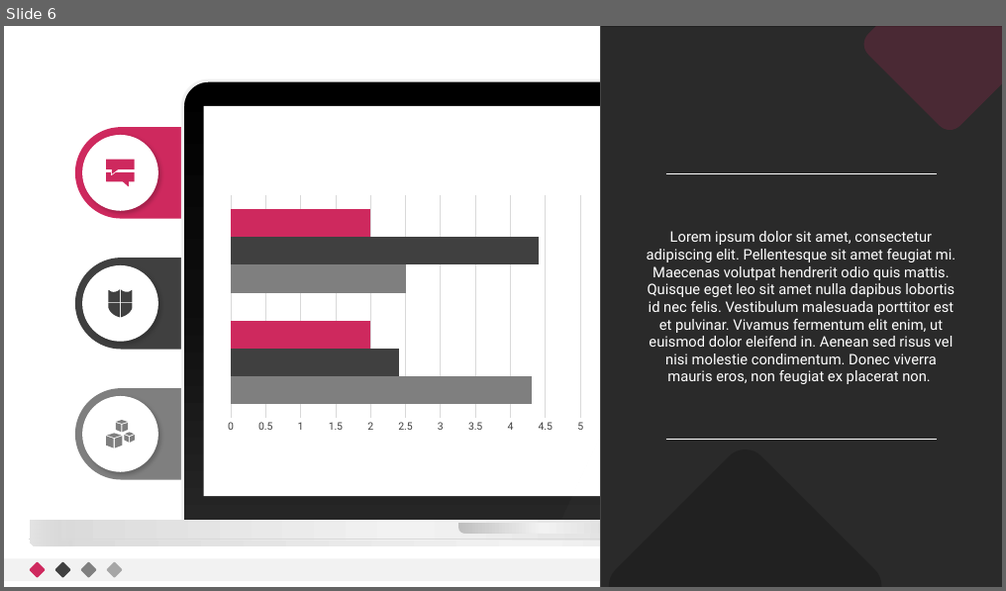
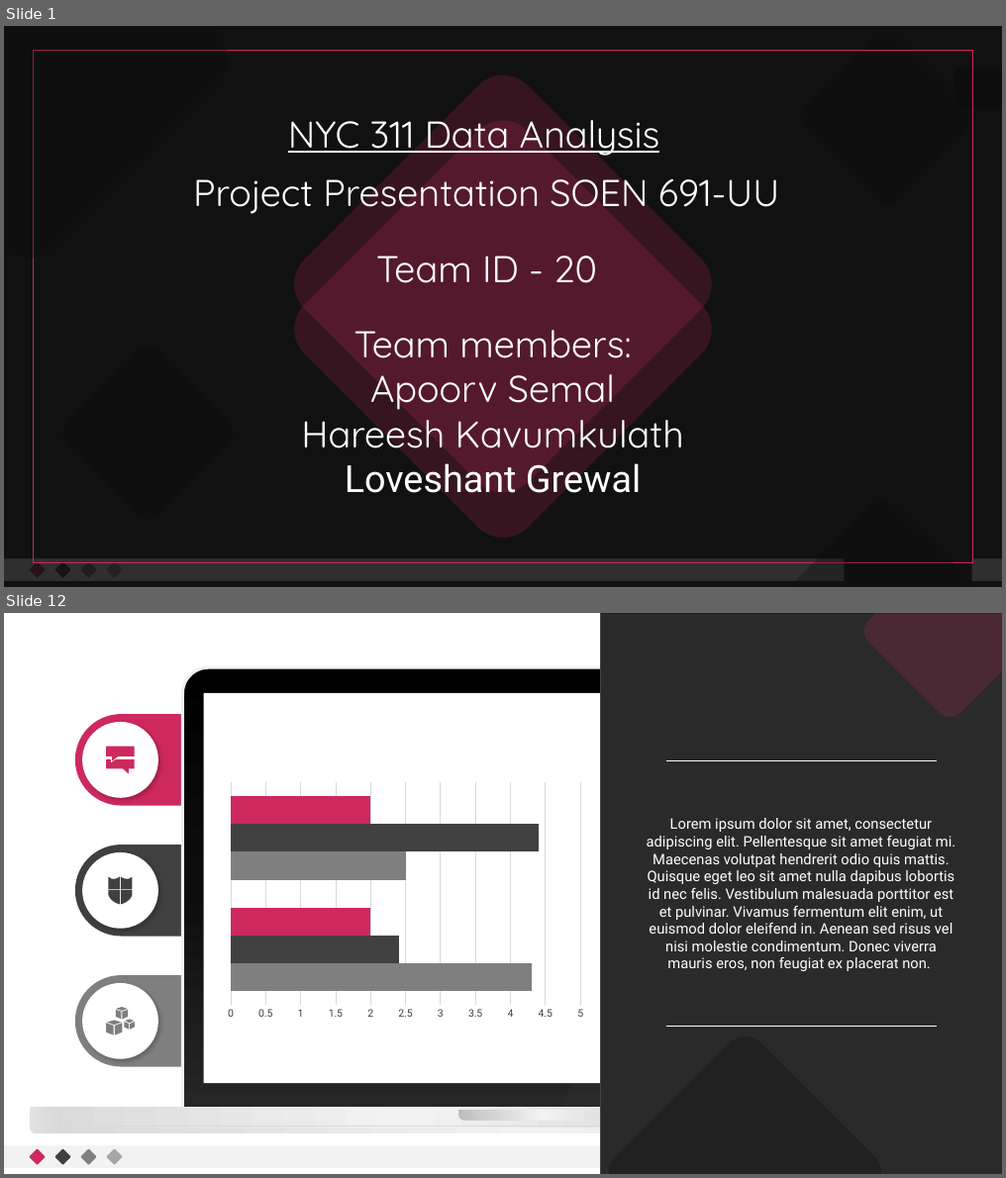
Before and after one commit to hareeshkavumkulath/BigdataAnalytics, a slide deck: Presentation/Presentation.pptx. Shown one above the other, each under a label of ours: slide 6 before the commit, slides 1 and 12 after it; the slides between them are not shown. The pictures are 1006x591 and 1006x1178 pixels, drawn with LibreOffice and Linux fonts; fonts in the diff are those of the drawing; grey boxes stand for pictures; background and template pictures are left out; a plain dark background stands for a picture behind light text. Boxes give left, top, right and bottom in pixels: in the first picture for what was removed or moved away, otherwise in the second. Text is boxed around its words. In the diff, an @@ line names an element or a change of style, - is before the commit and + after.

```diff
--- a/Presentation/Presentation.pptx
+++ b/Presentation/Presentation.pptx
@@ slide 1 added at <box>4,26,1002,587</box>, background picture (left out); not listed: 7 template elements that a slide beside it also shows @@
@@ rectangle added at <box>4,26,1002,587</box>, fill #0D0D0D at 85% opacity @@
@@ freeform shape added at <box>4,26,229,259</box>, fill #0D0D0D at 30% opacity @@
@@ rectangle added at <box>33,51,972,564</box>, outline #CE295E 1 pt @@
@@ rounded rectangle added at <box>796,26,979,209</box>, fill #0D0D0D at 30% opacity @@
@@ rounded rectangle added at <box>280,61,727,508</box>, fill #CE295E at 20% opacity @@
@@ rounded rectangle added at <box>280,106,727,553</box>, fill #CE295E at 20% opacity @@
@@ text added at <box>288,120,660,156</box>, 36 pt, text #FFFFFF, underline @@
+NYC 311 Data Analysis
@@ text added at <box>193,168,779,217</box>, 36 pt, text #FFFFFF @@
+Project Presentation SOEN 691-UU
@@ text added at <box>376,256,597,283</box>, 36 pt, text #FFFFFF @@
+Team ID - 20
@@ rounded rectangle added at <box>56,341,240,524</box>, fill #0D0D0D at 34% opacity @@
@@ text added at <box>301,330,684,493</box>, 36 pt, text #FFFFFF @@
+Team members:
+Apoorv Semal
+Hareesh Kavumkulath
+Loveshant Grewal
@@ freeform shape added at <box>789,501,977,587</box>, fill #0D0D0D at 30% opacity @@
@@ what was slide 6 is now slide 12 @@
```
Also in this commit, not shown: 6 slides changed, 6 other slides added, 1 slide removed.
